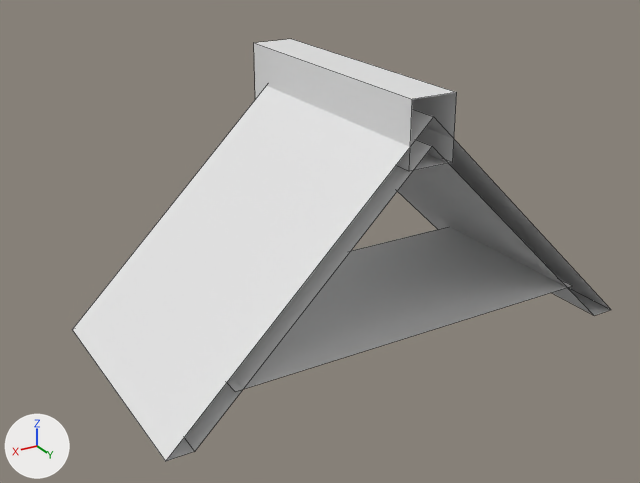
An edit to the FBX model Assets/Enviroment/Building/Model/Block/roof_6x3x4_head.fbx, drawn before and after from the same camera.
Before and after are seen from a 50 mm lens placed at (7.07, 10.91, 6.27), pointed at (0.01, -0.87, 0.38). The axes (+X, +Y, +Z) are drawn at lower left. The lights are the same throughout. Mesh edges are drawn as thin lines. Materials are left out; every surface is plain grey. Where no turn or scale is listed for an object, it has been applied to the vertices. Vertices at the same position are counted once.

Names of what the first picture shows: 'roof_6x3x4_head'.
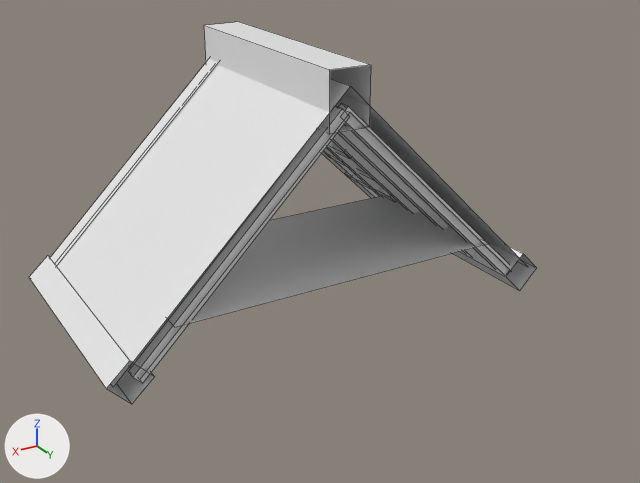
What differs and where, as boxes (x1, y1, x2, y2) in the pictures (640 x 483 px; the box of a moved part takes in the faces that stretch with it):
'roof_6x3x4_head', reshaped (9% shorter): before (72, 39, 611, 461); after (29, 22, 537, 404)
part 1 of me_cube_029, moved or reshaped: before (227, 227, 572, 391); after (167, 196, 490, 327)
part 2 of me_cube_029, moved or reshaped: before (254, 39, 457, 171); after (204, 22, 371, 134)
part 3 of me_cube_029, rebuilt (13% narrower, 14% shorter): before (72, 86, 611, 461); after (58, 65, 528, 387)
part 4 of me_cube_029, built on: after (29, 59, 537, 404)

The change, as a list of edits to the scene's bpy script:
```text
Change me_cube_029:
    used by ob_roof_6x3x4_head; location = (0.0, 0.0, 0.0)
    remove me_cube_029.from_pydata(...)  # 25 vertices, 14 faces; spans x -4.0..4.0, y -2.42..2.0, z -0.7..3.48
    add me_cube_029.from_pydata(...)  # 201 vertices, 100 faces; spans x -4.23..4.1, y -4.42..0.0, z -1.16..3.48
    me_cube_029 part 1: the loose piece of 4 vertices spanning x -3.0..3.0, y -1.0..2.0, z 0.0 is moved by (0.0, -2.0, 0.0)
    me_cube_029 part 2: the loose piece of 8 vertices spanning x -0.36..0.36, y -2.42..2.0, z 2.52..3.48 is moved by (0.0, -2.0, 0.0)
    me_cube_029 part 3: the loose piece of 12 vertices spanning x -4.0..4.0, y -2.0..2.0, z -0.7..3.2 is rebuilt with 6 vertices and now spans x -4.0..4.0, y -4.0..0.0, z -0.7..3.2
    me_cube_029 part 4
    1 vertex is removed from x 0.0, y -1.0, z 2.97
    92 vertices are added at x -4.23..4.1, y -4.33..0.0, z -1.16..3.17
    48 new vertices lie (0.14, 0.0, 0.14) away from vertices in x -2.84..3.53, y -4.1..-0.09, z -0.83..2.71
    6 new vertices lie (0.14, 0.0, -0.14) away from vertices in x -2.16..2.5, y -4.1..-2.48, z 0.22..2.51
    5 new vertices lie (0.14, 0.0, -0.15) away from vertices in x -2.3..2.03, y -4.1..-2.48, z 0.71..2.39
    16 new vertices lie (3.65, 0.0, 3.53) away from vertices in x -3.67..-3.53, y -3.1..-0.09, z -0.8..-0.66
    8 new vertices lie (0.0, 4.33, 0.0) away from vertices in x -4.23..4.1, y -4.33, z -1.16..-0.34
    8 new vertices lie (0.0, 0.42, 0.0) away from vertices in x -3.98..3.87, y -4.27, z -0.89..3.17
    92 new faces join them
```
